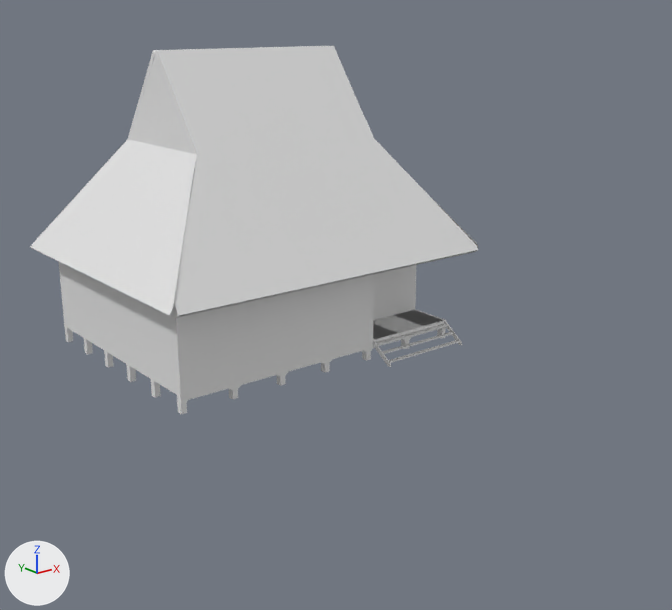
One commit to the Blender file balint/haz/kicsihaz.blend: the scene before it, then after it.
One viewpoint serves both versions: a camera (50 mm lens) standing at (-31.8, -48.5, 19.0) and looking at (1.4, -7.0, 2.4). The axes (+X, +Y, +Z) are drawn at lower left. The lights are the same throughout.
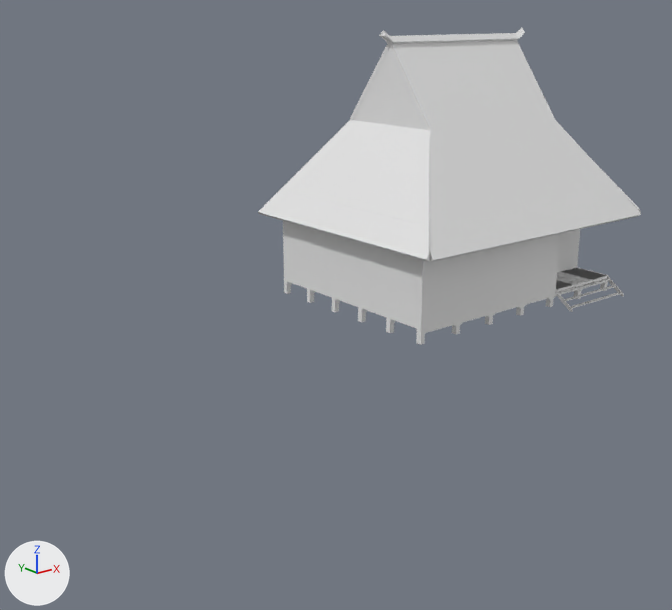
Where the change shows, as pixel boxes (x1, y1, x2, y2) in the pictures (672 x 610 px):
```json
{"object": "Cube.007", "change": "moved", "before": [37, 46, 478, 317], "after": [286, 40, 641, 262]}
{"object": "Cube", "change": "moved", "before": [59, 262, 417, 397], "after": [282, 190, 580, 330]}
{"object": "Cube.003", "change": "moved", "before": [30, 140, 479, 315], "after": [258, 120, 641, 262]}
{"object": "Circle.006", "change": "moved", "before": [130, 55, 194, 154], "after": [353, 47, 427, 130]}
{"object": "Cube.009", "change": "moved", "before": [373, 309, 446, 342], "after": [555, 267, 608, 293]}
{"object": "Cube.001", "change": "moved", "before": [64, 326, 446, 414], "after": [284, 280, 608, 345]}
{"object": "Cube.008", "change": "added", "after": [379, 28, 525, 47]}
{"object": "Cube.002", "change": "moved", "before": [186, 324, 442, 400], "after": [423, 278, 607, 333]}
{"object": "Cube.005", "change": "moved", "before": [377, 324, 460, 363], "after": [559, 278, 622, 308]}
{"object": "Circle", "change": "moved", "before": [228, 334, 413, 390], "after": [454, 285, 584, 327]}
{"object": "Cube.004", "change": "moved", "before": [373, 321, 462, 367], "after": [556, 276, 624, 312]}
{"object": "Plane.002", "change": "added", "after": [350, 45, 389, 121]}
```

Edits to the scene script, one JSON object a line:
```json
{"op": "add", "block": "me_plane_002", "code": ["me_plane_002 = bpy.data.meshes.new('Plane.002')", "me_plane_002.from_pydata([(-1.0, -1.0, 0.0), (1.0, -1.0, 0.0), (-1.0, 1.0, 0.0), (1.0, 1.0, 0.0)], [], [(0, 1, 3, 2)])"]}
{"op": "add", "block": "me_cube_003", "code": ["me_cube_003 = bpy.data.meshes.new('Cube.003')", "me_cube_003.from_pydata(...)  # 26 vertices, 26 faces; spans x -1.09..1.1, y -2.07..1.0, z -1.0..2.27"]}
{"op": "set", "path": "ob_cube.location", "old": "(-17.39, -0.87, 0.0)", "new": "(-0.14, -0.87, 0.0)"}
{"op": "set", "path": "ob_circle.location", "old": "(-6.69, -8.3, -0.18)", "new": "(10.56, -8.3, -0.18)"}
{"op": "set", "path": "ob_cube_001.location", "old": "(-9.87, -8.09, -0.6)", "new": "(7.38, -8.09, -0.6)"}
{"op": "set", "path": "ob_cube_002.location", "old": "(-0.31, -8.14, -0.25)", "new": "(16.94, -8.14, -0.25)"}
{"op": "set", "path": "ob_cube_004.location", "old": "(3.27, -8.96, -0.56)", "new": "(20.52, -8.96, -0.56)"}
{"op": "set", "path": "ob_cube_005.location", "old": "(6.31, -8.45, -0.14)", "new": "(23.56, -8.45, -0.14)"}
{"op": "set", "path": "ob_cube_009.location", "old": "(8.32, -8.32, 0.0)", "new": "(25.57, -8.32, 0.0)"}
{"op": "set", "path": "ob_cube_003.location", "old": "(8.17, -0.63, 8.34)", "new": "(25.42, -0.63, 8.34)"}
{"op": "set", "path": "ob_cube_007.location", "old": "(-0.23, -6.99, 8.74)", "new": "(17.02, -6.99, 8.74)"}
{"op": "set", "path": "ob_circle_006.location", "old": "(-6.44, -0.86, 13.48)", "new": "(10.81, -0.86, 13.48)"}
{"op": "add", "block": "ob_plane_002", "code": ["ob_plane_002 = bpy.data.objects.new('Plane.002', me_plane_002)", "ob_plane_002.location = (10.78, 1.17, 14.37)", "ob_plane_002.rotation_euler = (1.571, 0.934, 1.571)  # degrees (90, 54, 90)", "ob_plane_002.scale = (3.19, 0.15, 4.84)"]}
{"op": "add", "block": "ob_cube_008", "code": ["ob_cube_008 = bpy.data.objects.new('Cube.008', me_cube_003)", "ob_cube_008.location = (17.02, -0.86, 17.23)", "ob_cube_008.rotation_euler = (-0.725, -0.0028, 0.00141)  # degrees (-42, -0.2, 0.1)", "ob_cube_008.scale = (6.22, 0.264, 0.253)"]}
```
